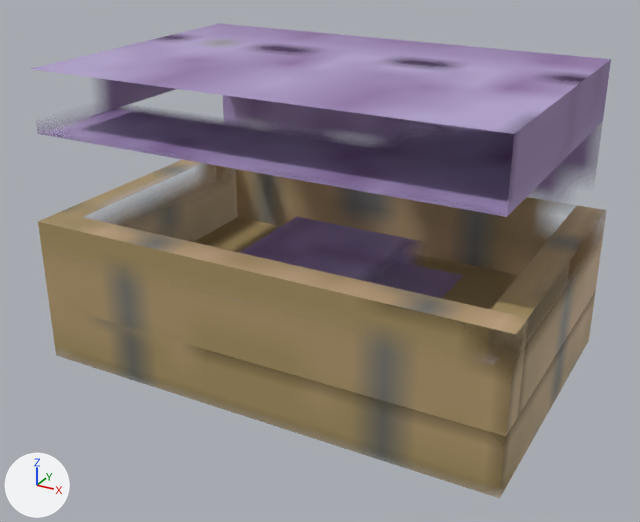
The FBX model Assets/Features/Entities/Structures/ClamChest/ClamChest.fbx as it was, and as the next commit left it.
Before and after are seen from a camera (50 mm lens) standing at (0.818, -1.516, 0.965) and looking at (0.006, -0.04, 0.227). Lighting does not change. The marker at lower left points along +X, +Y and +Z. The picture after the commit comes second. Where no turn or scale is listed for an object, it has been applied to the vertices. Vertices at exactly the same position are counted once.

Objects in the first picture: 'bottom', 'bottom2', 'bottom3', 'bottom4', 'bottom5', 'lid2', 'lid_1', 'tongue'.
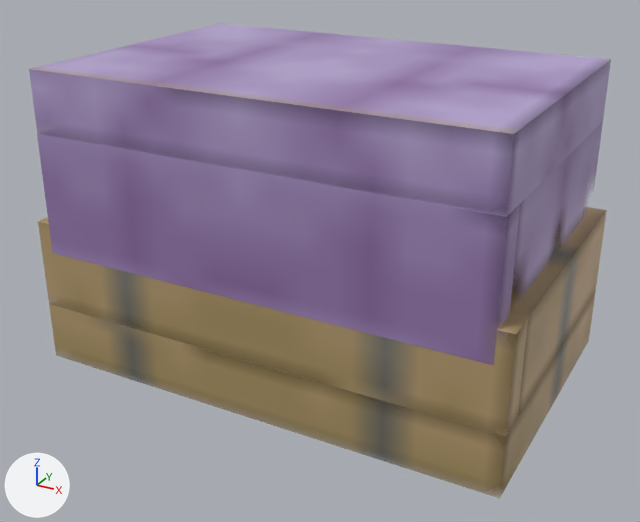
What differs and where, as boxes [x1, y1, x2, y2] in the pictures (640 x 522 px):
'bottom2', reshaped (mostly hidden afterwards): before [236, 169, 560, 275]; after [513, 223, 561, 282]
'tongue', deleted (purple): before [239, 217, 464, 298]
part 1 of me_lid3, surface changed (purple): after [37, 134, 520, 365]
part 2 of me_bottom5, surface changed (brown): before [61, 159, 238, 242]
part 3 of me_lid_1, surface changed: [31, 23, 611, 217] in both
part 4 of me_bottom3, surface changed: [45, 217, 528, 436] in both
part 5 of me_bottom4, surface changed: before [486, 205, 607, 416]; after [507, 207, 607, 415]
part 6 of me_lid4, surface changed (purple): after [514, 122, 603, 291]
part 7 of me_bottom2, added (mostly hidden): after [513, 223, 561, 282]
part 8 of me_bottom2, surface changed (brown): before [236, 169, 560, 275]

The change in detail:
me_lid_1 has 8 vertices, 6 faces and spans x -0.438..0.5, y -0.312..0.313, z 0.187..0.313.
me_lid_1 is used by ob_lid_1; location (-0.031, 0.0, 0.312).
me_lid_1 part 3: texture (UV) coordinates of 6 of 6 faces, centred in x -0.438..0.5, y -0.312..0.313, z 0.187..0.312, changed; they spanned u 0.0..0.78, v 0.19..0.38 and now span u 0.0..0.78, v 0.31..0.5.
me_lid4 has 4 vertices, 1 face and spans x 0.5, y -0.25..0.313, z 0.187..0.375.
me_lid4 is used by ob_lid4; location (-0.031, 0.0, 0.125).
me_lid4 part 6: texture (UV) coordinates of 1 of 1 face, centred in x 0.5, y 0.031, z 0.281, changed; they spanned u 0.0..0.14, v 0.02..0.06 and now span u 0.0..0.14, v 0.14..0.19.
me_bottom5 has 8 vertices, 6 faces and spans x 0.375..0.438, y -0.375..0.188, z 0.0..0.188.
me_bottom5 is used by ob_bottom5; location (-0.875, 0.125, 0.125).
me_bottom5 part 2: texture (UV) coordinates of 6 of 6 faces, centred in x 0.375..0.438, y -0.375..0.188, z 0.0..0.188, changed; they spanned u 0.31..0.62, v 0.52..0.7 and now span u 0.31..0.62, v 0.5..0.69.
me_bottom3 has 8 vertices, 6 faces and spans x -0.5..0.5, y -0.312..-0.25, z 0.0..0.188.
me_bottom3 is used by ob_bottom3; location (0.0, 0.0, 0.125).
me_bottom3 part 4: texture (UV) coordinates of 6 of 6 faces, centred in x -0.5..0.5, y -0.312..-0.25, z 0.0..0.188, changed; they spanned u 0.0..0.53, v 0.7..0.77 and now span u 0.0..0.53, v 0.69..0.75.
me_bottom4 has 8 vertices, 6 faces and spans x 0.438..0.5, y -0.375..0.188, z 0.0..0.188.
me_bottom4 is used by ob_bottom4; location (0.0, 0.125, 0.125).
me_bottom4 part 5: texture (UV) coordinates of 6 of 6 faces, centred in x 0.438..0.5, y -0.375..0.188, z 0.0..0.188, changed; they spanned u 0.0..0.31, v 0.52..0.7 and now span u 0.0..0.31, v 0.5..0.69.
me_lid3 has 8 vertices, 6 faces and spans x 0.249..1.188, y -0.313..-0.249, z 0.124..0.376.
me_lid3 is used by ob_lid3; location (-0.719, 0.0, 0.125).
me_lid3 part 1: texture (UV) coordinates of 6 of 6 faces, centred in x 0.249..1.188, y -0.313..-0.249, z 0.124..0.376, changed; they spanned u 0.0..0.5, v 0.06..0.14 and now span u 0.0..0.5, v 0.19..0.27.
me_bottom2 is used by ob_bottom2; location (-0.875, 0.125, 0.125).
Verts and faces of me_bottom2; kept vertices keep their numbers, new ones are numbered from 4.
Before the commit, vertices of me_bottom2: 0 (1.312, 0.188, 0.187) at pixel (576, 205), 1 (1.312, 0.188, 0.0) at pixel (567, 284), 2 (0.438, 0.188, 0.187), 3 (0.438, 0.188, 0.0) at pixel (237, 217).
me_bottom2 had 4 vertices, 1 face and spanned x 0.438..1.312, y 0.188, z 0.0..0.187.
me_bottom2 now has 8 vertices, 6 faces and spans x 0.438..1.312, y 0.125..0.188, z 0.0..0.187.
Part 7, on me_bottom2:
New vertices 4 to 7 stand at vertices 0 to 3, in that order, plus (0.0, -0.063, 0.0).
New faces: (0, 4, 5, 1), (4, 6, 7, 5), (2, 3, 7, 6), (0, 2, 6, 4), (1, 5, 7, 3).
me_bottom2 part 8: 1 kept faces spanning x 0.438..1.312, y 0.188, z 0.0..0.187 get new texture (UV) coordinates.
Object 'tongue' (ob_tongue) is deleted.
